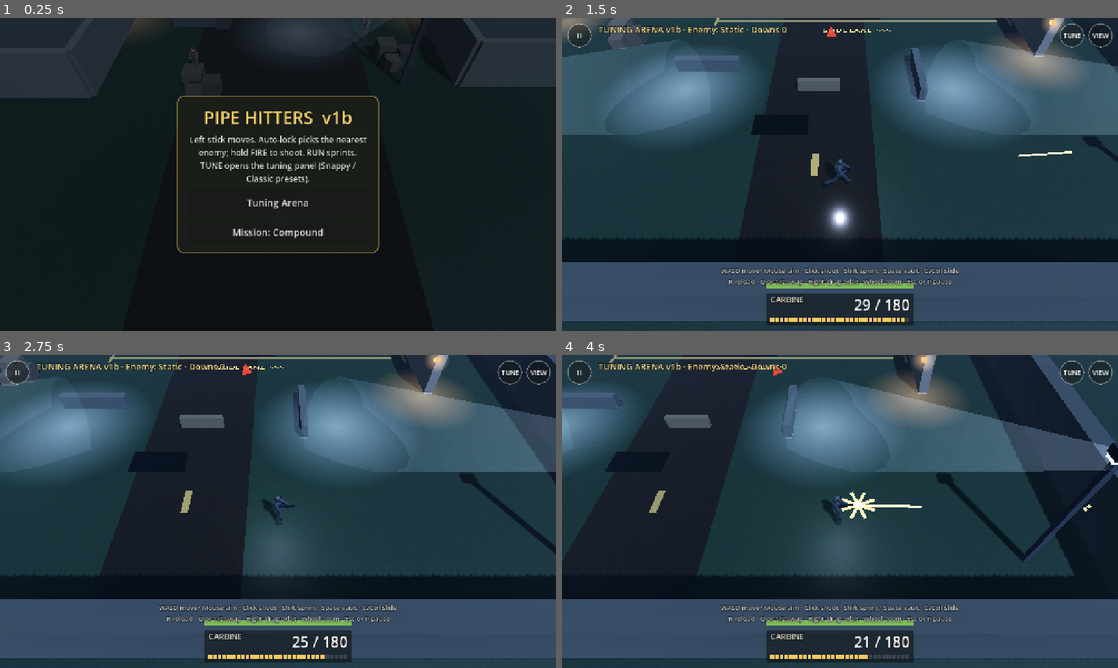
Above: before the commit, frames 1-4 (two rows, left to right).
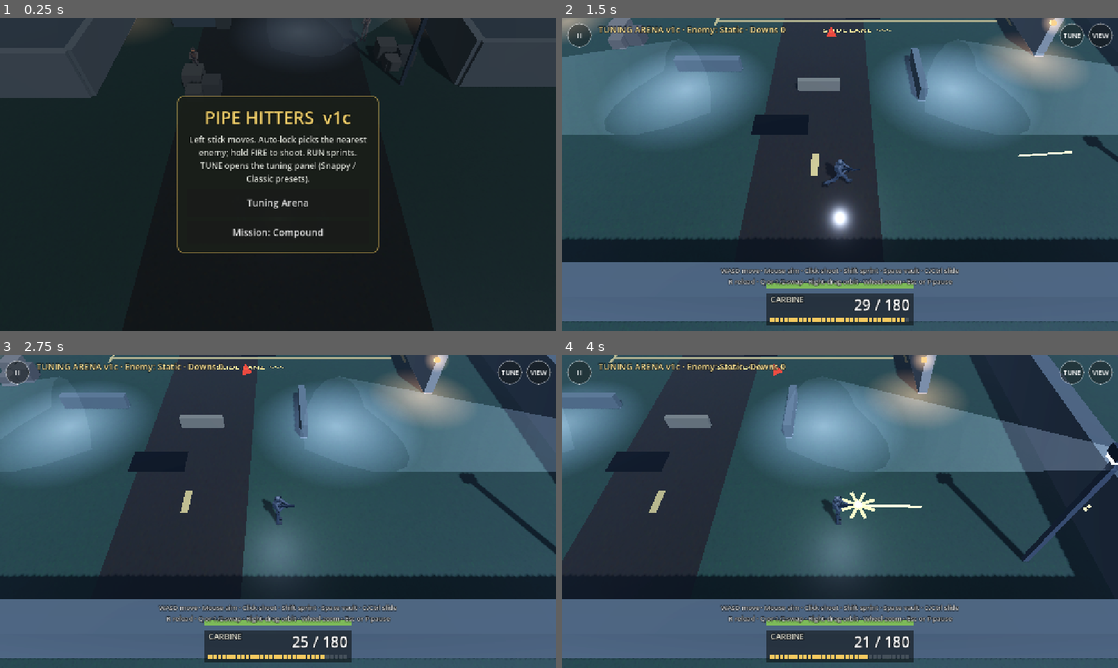
Above: after the commit, the same moments.

Repository: Ma-Name-Is-Jeff/pipe-hitters-godot
Game: Godot game, scene res://main.tscn
Two runs of this game, one before a commit and one after it. Both use one fixed random seed, a clock stepped at 60 frames per second and the inputs below.
Inputs (mouse positions are in pixels of both pictures, inside the frame that each line leads up to):
- Up to frame 1 (0.25 s): no input
- Up to frame 2 (1.5 s): click "Tuning Arena" at 0.5 s; tap Enter at 1.25 s; move the mouse to (962, 158) at 1.27 s; hold D from 1.28 s (still down); tap 1 at 1.35 s; click (962, 158) at 1.42 s
- Up to frame 3 (2.75 s): tap Space at 1.52 s; release D at 2 s; drag from (166, 527) to (250, 574) at 2.02 s
- Up to frame 4 (4 s): move the mouse to (895, 442) at 2.77 s; hold D 2.78-3.5 s; tap Keypad Enter at 2.85 s; drag from (812, 574) to (673, 464) at 3.52 s

The runs differ from the first frame. In frame 1, 0.5% of the frame differs, in the area x 36-64%, y 29-34%; in frame 2, 18%; in frame 3, 19%; in frame 4, 20%, in the area x 0-100%, y 0-100%.

Commit message:
v1c: 5-hit default enemies (~0.6s TTK), slightly brighter night arena, hard-mode roadmap note

Diff:
--- a/scripts/main.gd
+++ b/scripts/main.gd
@@ -246,17 +246,17 @@
 	# Night op mood: cold moonlight, blue haze, glow on lamps, mild grade.
 	var env := Environment.new()
 	env.background_mode = Environment.BG_COLOR
-	env.background_color = Color8(18, 24, 34)
+	env.background_color = Color8(22, 30, 42)
 	env.ambient_light_source = Environment.AMBIENT_SOURCE_COLOR
 	env.ambient_light_color = Color8(92, 112, 140)
-	env.ambient_light_energy = 0.55
+	env.ambient_light_energy = 0.72
 	env.fog_enabled = true
 	env.fog_light_color = Color8(40, 52, 70)
-	env.fog_light_energy = 1.0
+	env.fog_light_energy = 1.15
 	env.fog_density = 0.016
 	env.fog_sky_affect = 1.0
 	env.tonemap_mode = Environment.TONE_MAPPER_FILMIC
-	env.tonemap_exposure = 1.1
+	env.tonemap_exposure = 1.28
 	env.glow_enabled = true
 	env.glow_intensity = 0.7
 	env.glow_bloom = 0.05
@@ -269,7 +269,7 @@
 	add_child(we)
 	sun = DirectionalLight3D.new()
 	sun.rotation = Vector3(deg_to_rad(-48), deg_to_rad(28), 0)
-	sun.light_energy = 0.55
+	sun.light_energy = 0.72
 	sun.light_specular = 1.0
 	sun.light_color = Color8(170, 196, 255)
 	sun.shadow_enabled = true
@@ -280,7 +280,7 @@
 	# Cool fill light that rides with the player for readability.
 	fill_light = OmniLight3D.new()
 	fill_light.light_color = Color8(190, 210, 255)
-	fill_light.light_energy = 0.9
+	fill_light.light_energy = 1.15
 	fill_light.omni_range = 9.0
 	fill_light.omni_attenuation = 1.4
 	fill_light.shadow_enabled = false
--- a/scripts/tune_defs.gd
+++ b/scripts/tune_defs.gd
@@ -5,7 +5,7 @@
 ## Each item has a Snappy default ("def", the shipping default) and a Classic value ("cls",
 ## the pre-v1b feel). Toggles are 0/1 sliders flagged "toggle".
 
-const VERSION := "v1b"
+const VERSION := "v1c"
 
 static var _groups: Array = []
 
@@ -75,7 +75,7 @@
 			_t("hud_bottom", "Bottom-center HUD", 1, 0),
 		]},
 		{"name": "Enemy", "items": [
-			_s("enemy_hp", "Enemy health (hits)", 4.0, 4.0, 1.0, 20.0, 1.0),
+			_s("enemy_hp", "Enemy health (hits)", 5.0, 4.0, 1.0, 20.0, 1.0),
 			_s("enemy_acc", "Enemy accuracy", 50.0, 50.0, 0.0, 100.0, 1.0),
 		]},
 	]
--- a/tools/test_snappy.gd
+++ b/tools/test_snappy.gd
@@ -46,7 +46,7 @@
 	var ui: GameUI = main.ui
 
 	# ---- presets
-	ok("Snappy is default", main.settings["preset"] == "snappy" and main._btn_mode() and main._north_up() and is_equal_approx(main._walk(), 6.3))
+	ok("Snappy is default", main.settings["preset"] == "snappy" and main._btn_mode() and main._north_up() and is_equal_approx(main._walk(), 6.3) and int(main._enemy_hp()) == 5)
 	main.apply_preset("classic")
 	ok("Classic restores old feel", not main._btn_mode() and not main._north_up() and is_equal_approx(main._walk(), 5.6) and is_equal_approx(main._t("fire_ms"), 95.0) and main._tb("bars"))
 	main.apply_preset("snappy")
@@ -128,7 +128,7 @@
 	key(KEY_D, false)
 	var shots: int = main.stats["shots"] - shots0
 	ok("~8 rounds/s", shots >= 6 and shots <= 10, "%d shots in ~1.1s (stops when enemy down; mag=%d)" % [shots, main.mag])
-	ok("enemy downed in ~4 hits, < 0.8s", ttk > 0.0 and ttk < 0.8, "ttk=%.2fs" % ttk)
+	ok("enemy downed in 5 hits, ~0.6s", ttk >= 0.45 and ttk <= 0.75, "ttk=%.2fs  shots=%d  hp=%s" % [ttk, shots, bot.max_hp])
 	ok("no slowdown while shooting", sp_fire > main._walk() * 0.9, "%.2f vs %.2f" % [sp_fire, main._walk()])
 	ok("zero camera shake", main.kick_p < 0.0001)
 	ok("dead enemy tips over", bot.node.k_down > 0.5, "k=%.2f" % bot.node.k_down)
Binary file added: shots/v1c-combat.png
Not shown, changed: ROADMAP.md
Not shown, changed: docs/index.pck
